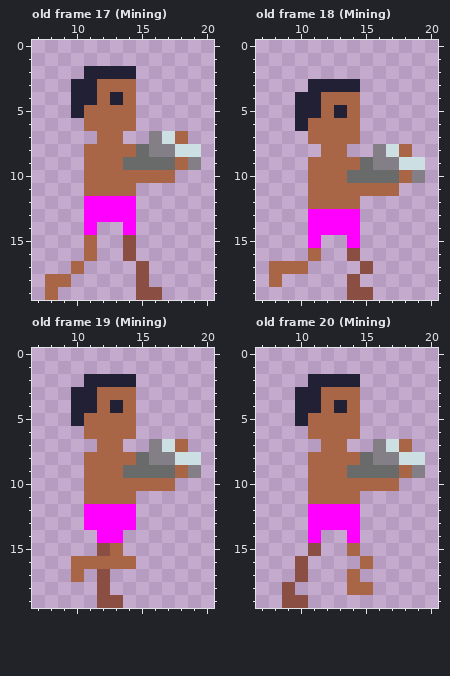
A pixel-art file gets an edit: Pixel Art/Units/Villager Carrying Resources.ase. The first picture shows the starting point.
26x20 pixels, 24 frames. Shown: old frame 17 (Mining): x 7..20, y 0..19; old frame 18 (Mining): x 7..20, y 0..19; old frame 19 (Mining): x 7..20, y 0..19; old frame 20 (Mining): x 7..20, y 0..19. The commit also changed other frames, which this record leaves out.
And afterwards:
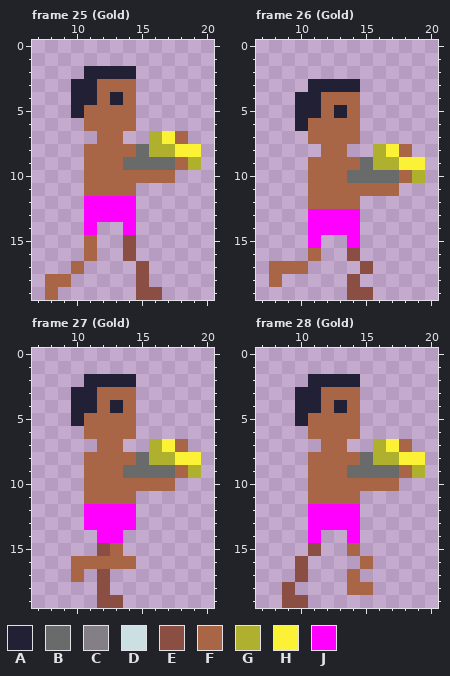
Palette (. is transparent): A #222034  B #696a6a  C #847e87  D #ccdfe3  E #8a4e43  F #a86647  G #aeb02e  H #fbf236  J #ff00ff
A new or re-ordered frame is compared with the old frame closest to it.
Commit message: Villager carrying Gold and Obsidian animations
Difference:
frames 24 -> 40
--- frame 25 (Gold) is new; against old frame 17 (Mining)
@@ x 14..20 @@
  6 F......
- 7 ..CDF..
- 8 FBCCDD.
- 9 BBBBFC.
+ 7 ..GHF..
+ 8 FBGGHH.
+ 9 BBBBFG.
 10 FFFF...
--- frame 26 (Gold) is new; against old frame 18 (Mining)
@@ x 14..20 @@
  7 F......
- 8 ..CDF..
- 9 FBCCDD.
-10 BBBBFC.
+ 8 ..GHF..
+ 9 FBGGHH.
+10 BBBBFG.
 11 FFFF...
--- frame 27 (Gold) is new; against old frame 19 (Mining): the same change as frame 25 (Gold)
--- frame 28 (Gold) is new; against old frame 20 (Mining): the same change as frame 25 (Gold)
Where, in picture pixels (left, top, right, bottom), the same in both pictures:
changed: (149, 131, 201, 170)
changed: (373, 144, 425, 183)
changed: (149, 439, 201, 478)
changed: (373, 439, 425, 478)
